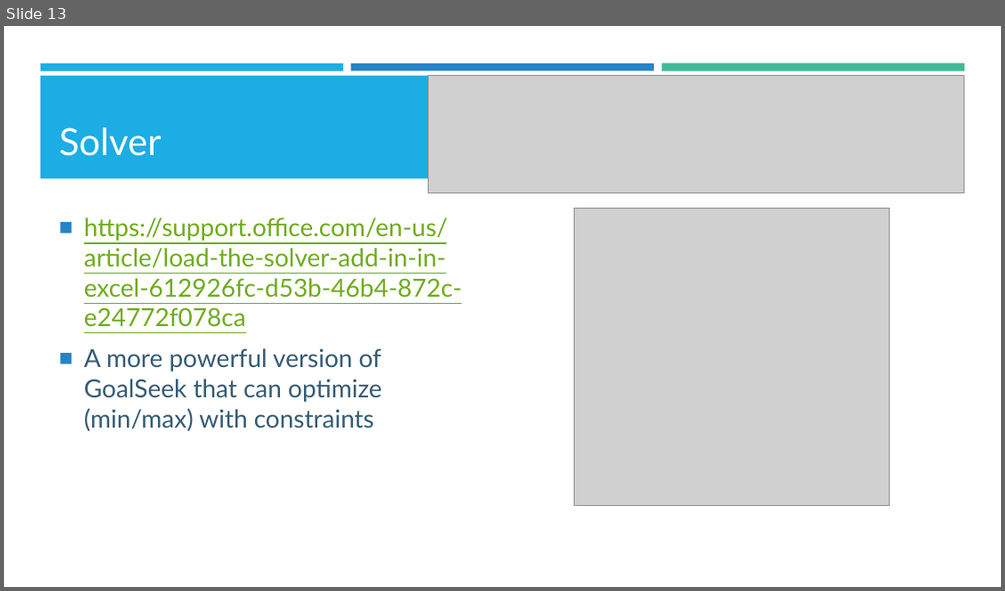
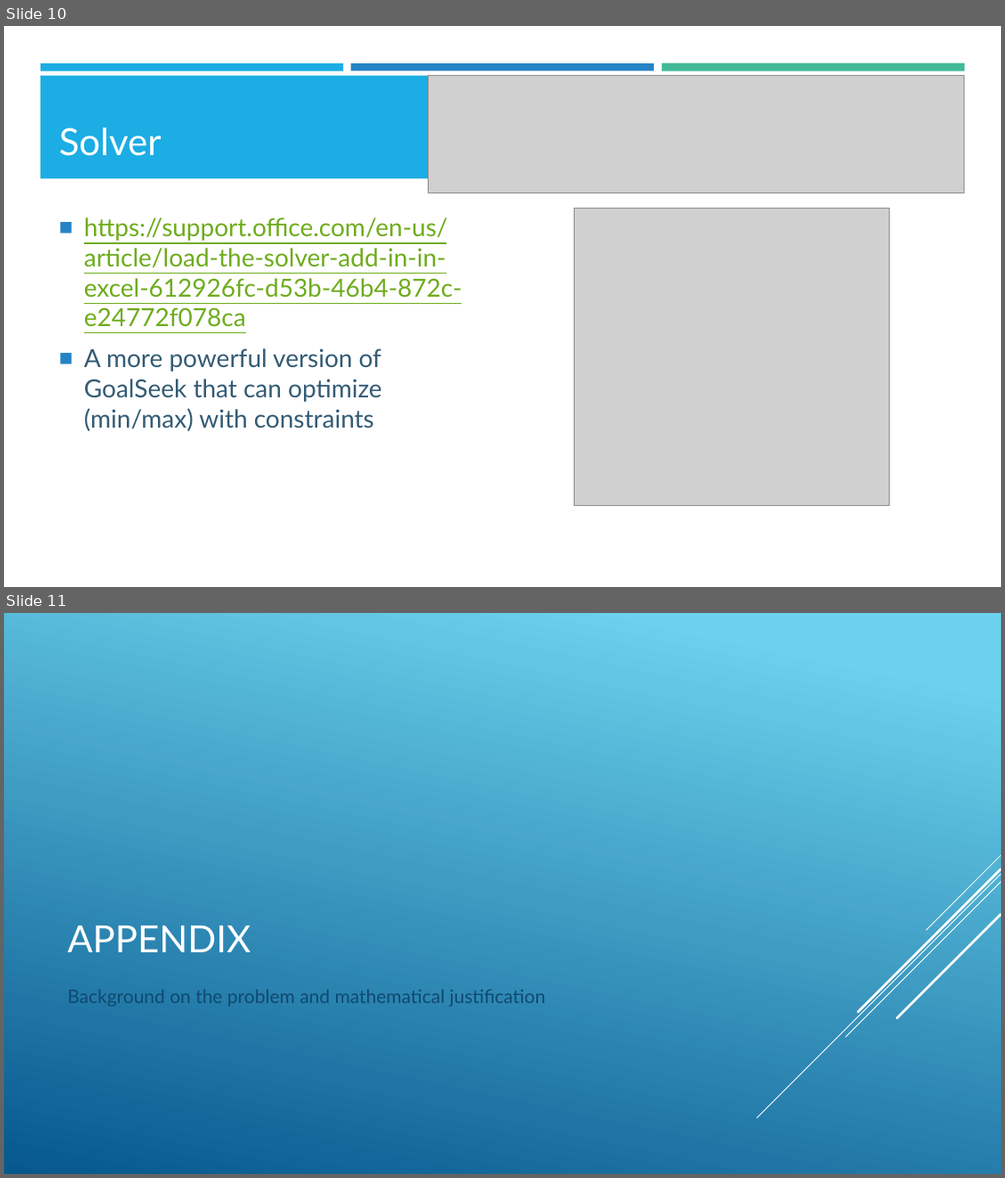
Before and after one commit to kzhu98/kzhu98.github.io, a slide deck: projects/BASWorkshops/Excel_II/Excel_II_Slides.pptx. Shown one above the other, each under a label of ours: slide 13 before the commit, slides 10 and 11 after it. The pictures are 1005x591 and 1005x1178 pixels, drawn with LibreOffice and Linux fonts; fonts in the diff are those of the drawing; grey boxes stand for pictures; background and template pictures are left out. Boxes give left, top, right and bottom in pixels: in the first picture for what was removed or moved away, otherwise in the second. Text is boxed around its words. In the diff, an @@ line names an element or a change of style, - is before the commit and + after.

```diff
--- a/projects/BASWorkshops/Excel_II/Excel_II_Slides.pptx
+++ b/projects/BASWorkshops/Excel_II/Excel_II_Slides.pptx
@@ slide 11 added at <box>4,613,1001,1174</box>, background gradient #6ED2EB to #06588E @@
@@ title added at <box>67,925,251,952</box>, 36 pt, text #FFFFFF @@
+APPENDIX
@@ group added at <box>757,855,1001,1118</box>: 5 lines @@
@@ text added at <box>67,989,546,1006</box>, 18 pt, text #0F496F @@
+Background on the problem and mathematical justification
@@ what was slide 13 is now slide 10 @@
```
Also in this commit, not shown: 10 other slides added, 14 other files.
